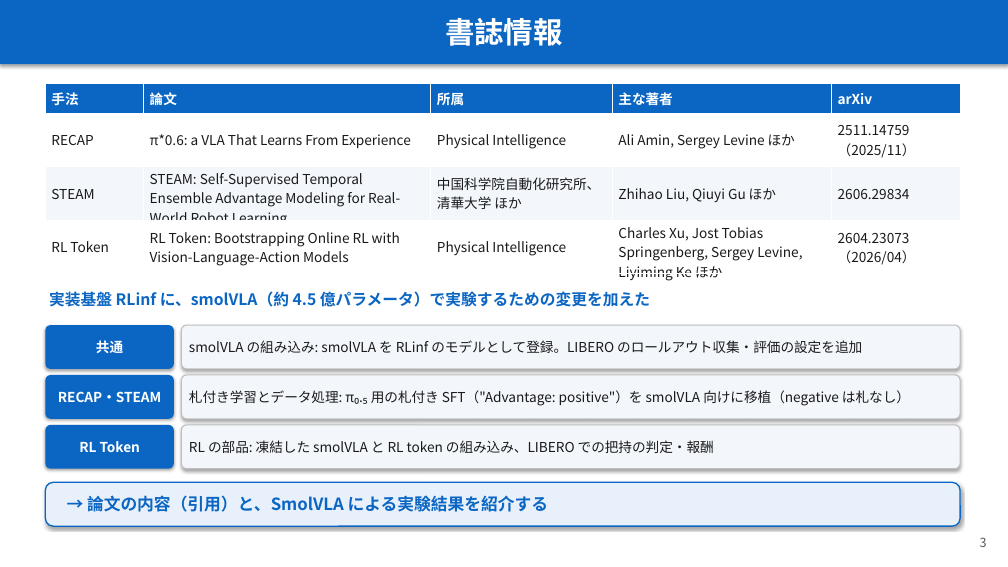
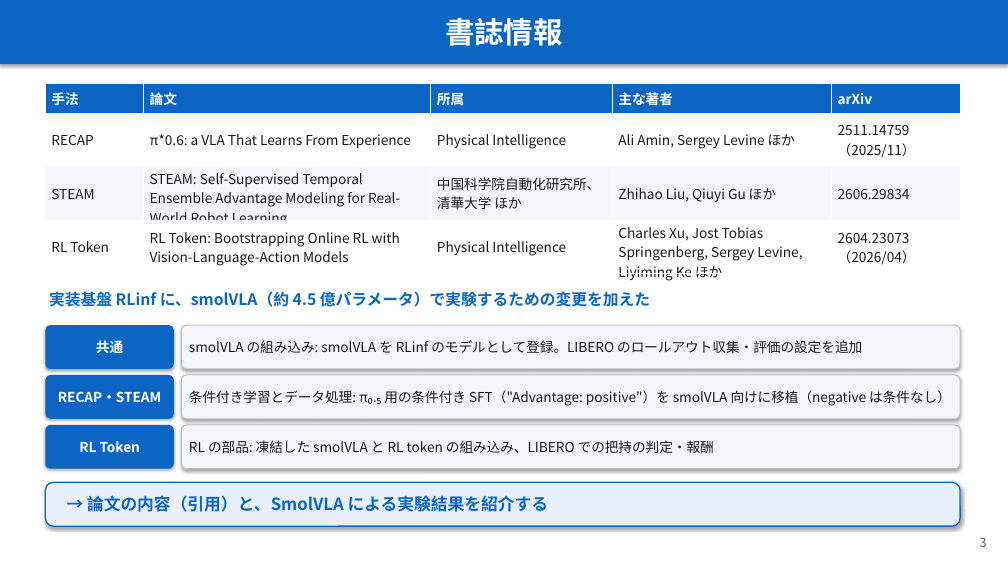
Before and after one commit to Junhand/libero_RL, a slide deck: slide 3 of docs/RECAP_STEAM_RLToken.pptx. Drawn at 1008x567 pixels with LibreOffice and Linux fonts; fonts in the diff are those of the drawing. Boxes give left, top, right and bottom in pixels: in the first picture for what was removed or moved away, otherwise in the second. Text is boxed around its words. In the diff, an @@ line names an element or a change of style, - is before the commit and + after.

```diff
--- a/docs/RECAP_STEAM_RLToken.pptx
+++ b/docs/RECAP_STEAM_RLToken.pptx
@@ text in rounded rectangle at <box>189,390,951,406</box>: text changed @@
-札付き学習とデータ処理: π₀.₅ 用の札付き SFT（"Advantage: positive"）を smolVLA 向けに移植（negative は札なし）
+条件付き学習とデータ処理: π₀.₅ 用の条件付き SFT（"Advantage: positive"）を smolVLA 向けに移植（negative は条件なし）
```
Also in this commit, not shown: 14 other slides changed, 1 other file.
